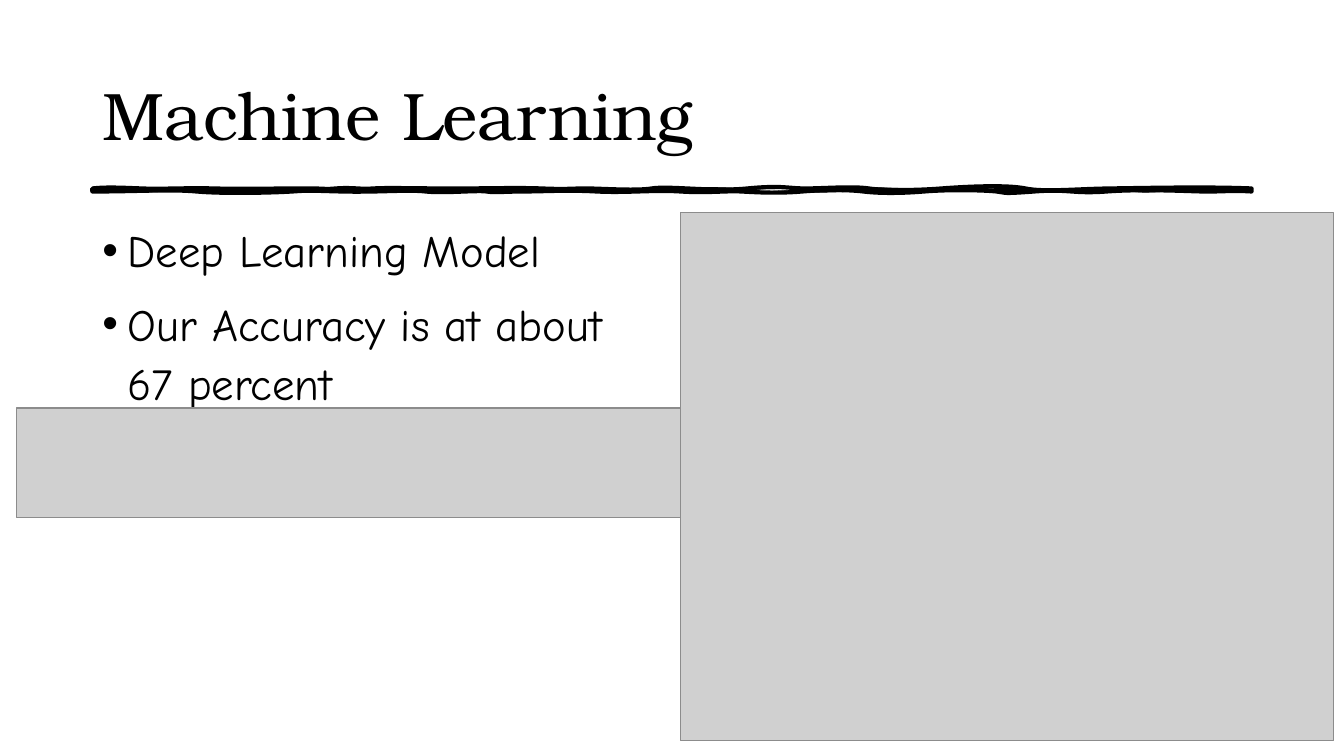
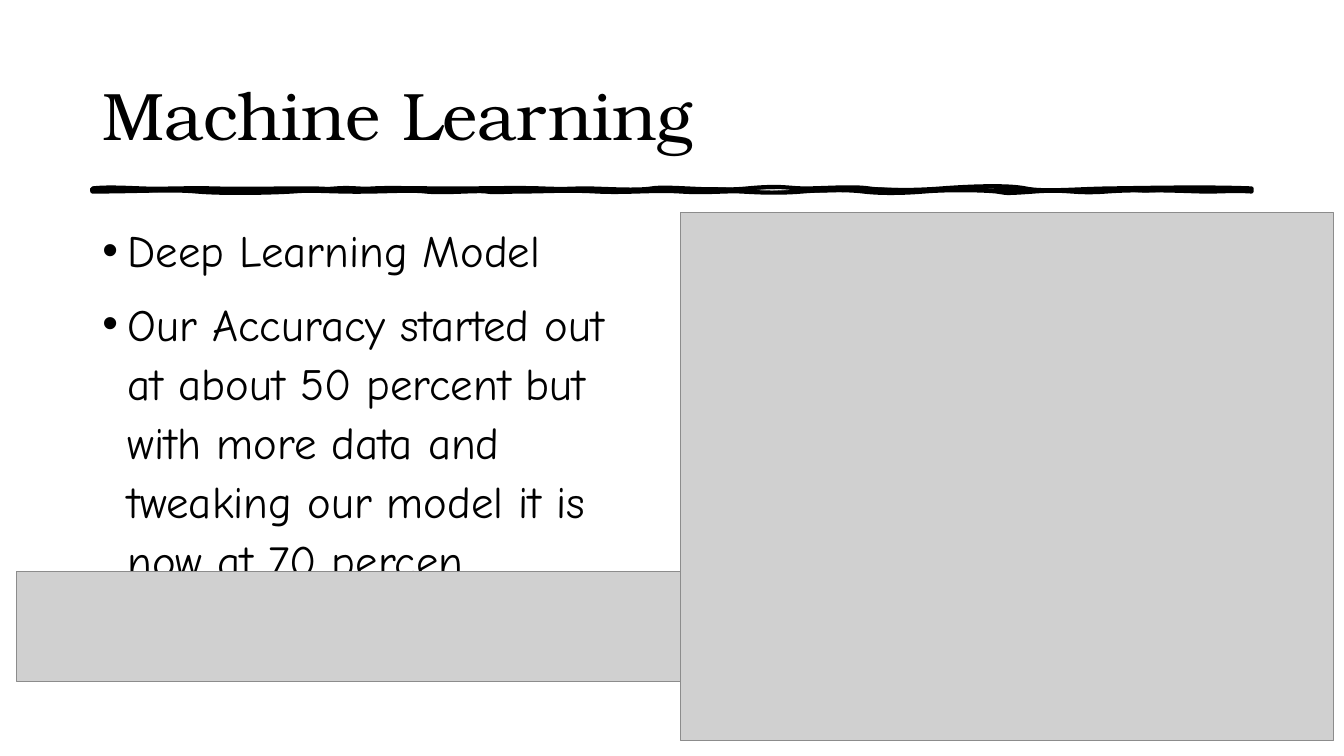
Before and after one commit to tristanh314/final-project-ddt, a slide deck: slide 10 of Machine Learning in the Housing Market.pptx. Drawn at 1344x756 pixels with LibreOffice and Linux fonts; fonts in the diff are those of the drawing; grey boxes stand for pictures. Boxes give left, top, right and bottom in pixels: in the first picture for what was removed or moved away, otherwise in the second. Text is boxed around its words. In the diff, an @@ line names an element or a change of style, - is before the commit and + after.

```diff
--- a/Machine Learning in the Housing Market.pptx
+++ b/Machine Learning in the Housing Market.pptx
@@ text at (x1=128, y1=310, x2=604, y2=572): text changed @@
-• Our Accuracy is at about 67 percent
+• Our Accuracy started out at about 50 percent but with more data and tweaking our model it is now at 70 percen
@@ picture moved from (x1=16, y1=408, x2=681, y2=518) to (x1=16, y1=572, x2=681, y2=682) @@
```
Also in this commit, not shown: 5 other slides changed, 1 slide added, 1 slide removed.
